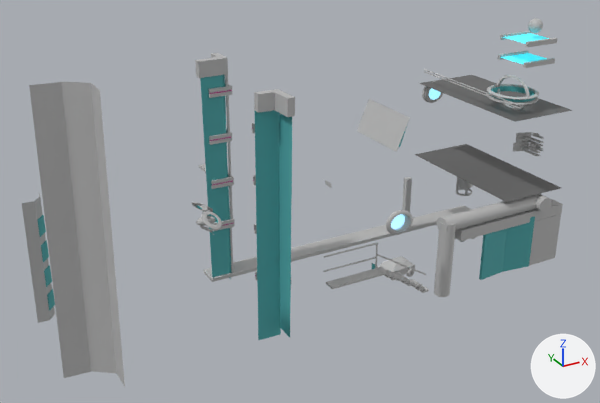
Renders of the FBX model MayaProjectExports/WhiteBoxAssets.fbx from each side of a commit.
Before and after are seen from a 50 mm lens placed at (-0.894, -0.922, 0.617), pointed at (-0.393, -0.01, 0.162). Lighting does not change. The marker at lower right points along +X, +Y and +Z. Where no turn or scale is listed for an object, it has been applied to the vertices. Vertices at the same position are counted once.

Names of what the first picture shows: 'WhiteBoxAssets1'.
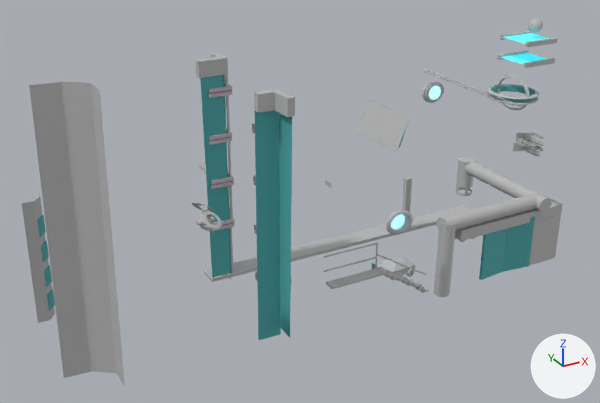
Location of each change, (x1, y1, x2, y2) in pixels of the pictures (600 x 403 px):
'WhiteBoxAssets1', reshaped
    before: (22, 18, 572, 387)
    after: (22, 18, 563, 387)
part 1 of me_mesh, deleted
    before: (415, 144, 561, 202)
part 2 of me_mesh, deleted
    before: (419, 75, 572, 122)

Patch to the scene script:
```diff
--- a/MayaProjectExports/WhiteBoxAssets.fbx.py
+++ b/MayaProjectExports/WhiteBoxAssets.fbx.py
@@ me_mesh @@
 me_mesh.from_pydata(...)  # 20167 vertices, 20624 faces; spans x -0.372..0.372, y -0.116..0.116, z -0.188..0.188
 # used by ob_whiteboxassets1; location = (-0.37, -0.005, 0.198)
+# me_mesh part 1: the loose piece of 4 vertices spanning x 0.258..0.365, y -0.106..0.115, z -0.058 is deleted
+# me_mesh part 2: the loose piece of 4 vertices spanning x 0.258..0.365, y -0.106..0.115, z 0.062 is deleted
 me_mesh.materials.append(mat_lambert1)
@@ me_mesh @@
 me_mesh.materials.append(mat_teleport1)
-me_mesh.materials.append(mat_transparent)  # dark grey #646464
```
